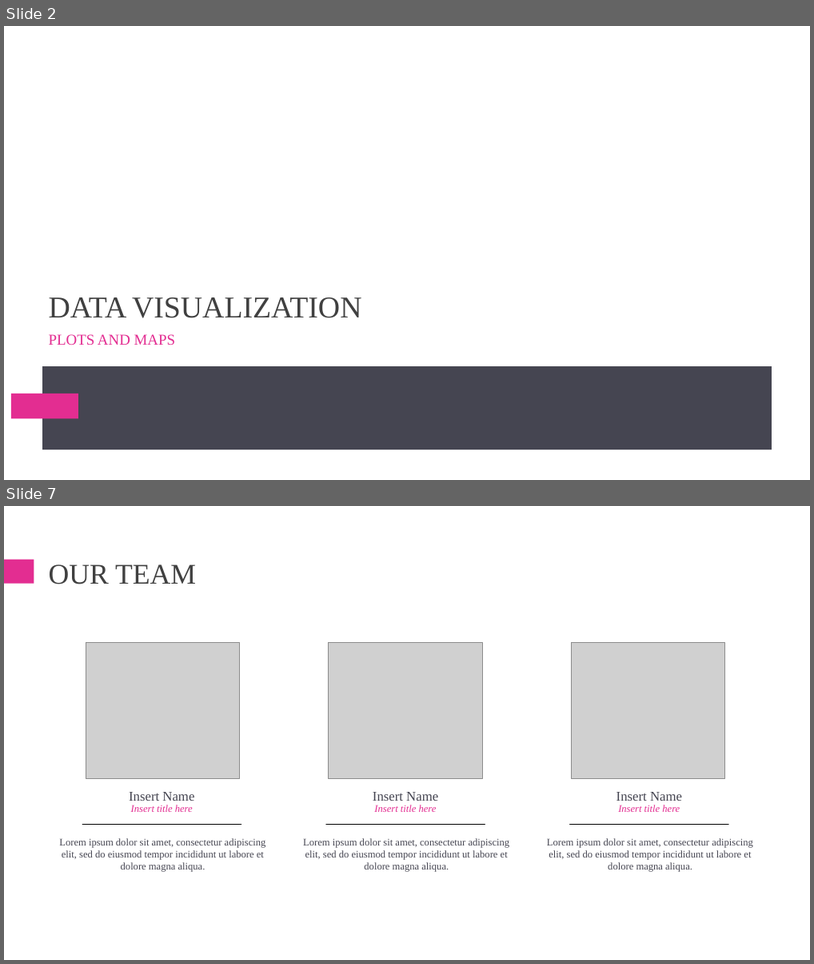
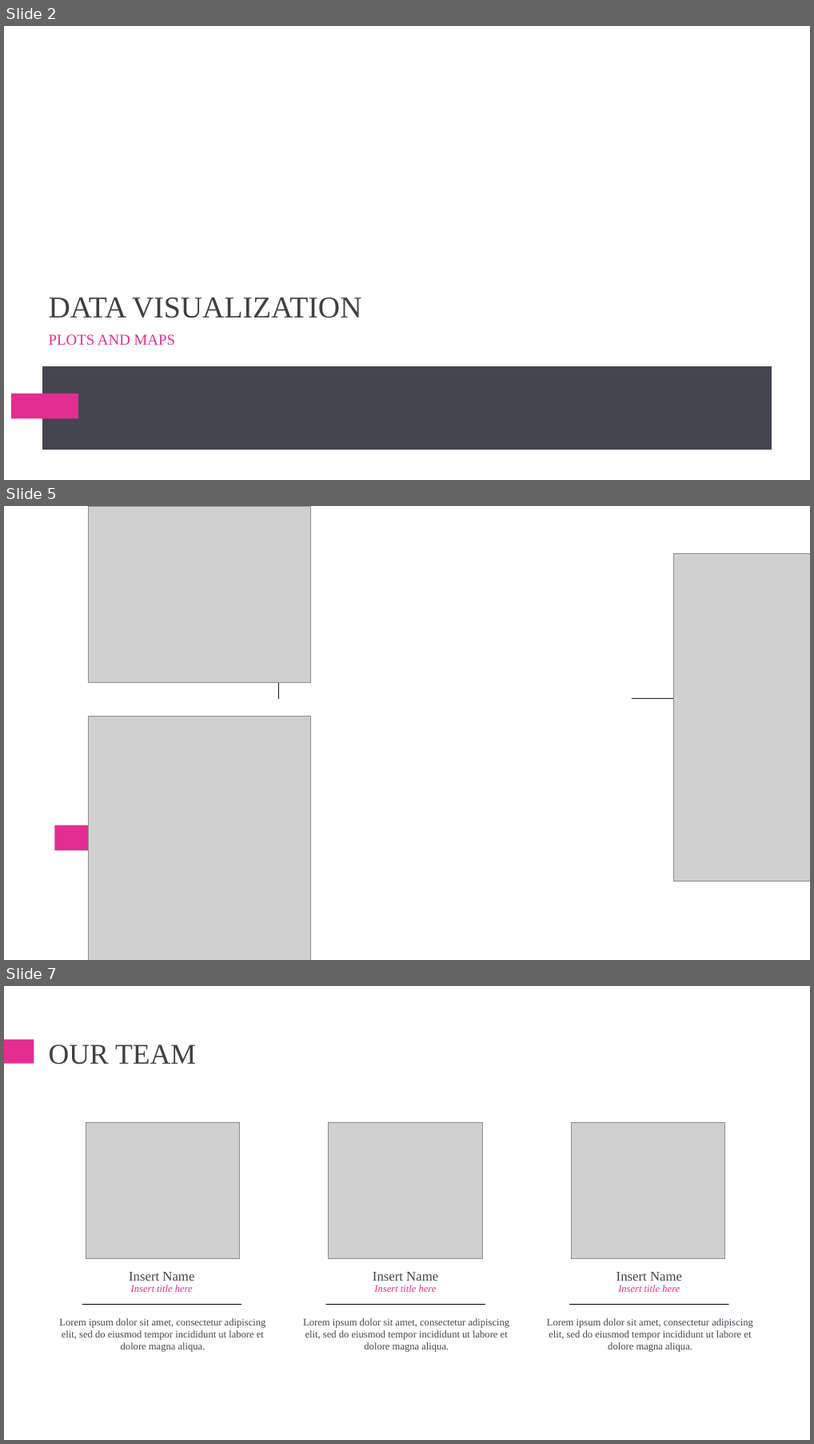
Before and after one commit to gregb23/Project1_Group4, a slide deck: SA/Presentation/project_1_schools_presentation (SA).pptx. Shown one above the other, each under a label of ours: slides 2 and 7 before the commit, slides 2, 5 and 7 after it; the slides between them are not shown. The pictures are 814x964 and 814x1444 pixels, drawn with LibreOffice and Linux fonts; fonts in the diff are those of the drawing; grey boxes stand for pictures. Boxes give left, top, right and bottom in pixels: in the first picture for what was removed or moved away, otherwise in the second. Text is boxed around its words. In the diff, an @@ line names an element or a change of style, - is before the commit and + after.

```diff
--- a/SA/Presentation/project_1_schools_presentation (SA).pptx
+++ b/SA/Presentation/project_1_schools_presentation (SA).pptx
@@ slide 5 added at (4,506,810,960), background #FFFFFF @@
@@ picture added at (88,506,310,683) @@
@@ picture added at (674,553,810,881) @@
@@ rectangle added at (278,615,279,699), fill #24282B @@
@@ picture added at (88,716,310,960) @@
@@ rectangle added at (632,698,716,698), fill #24282B @@
@@ rectangle added at (55,825,122,850), fill #E32D91 @@
```
Also in this commit, not shown: 2 slides changed, 1 slide removed, 2 other files.
